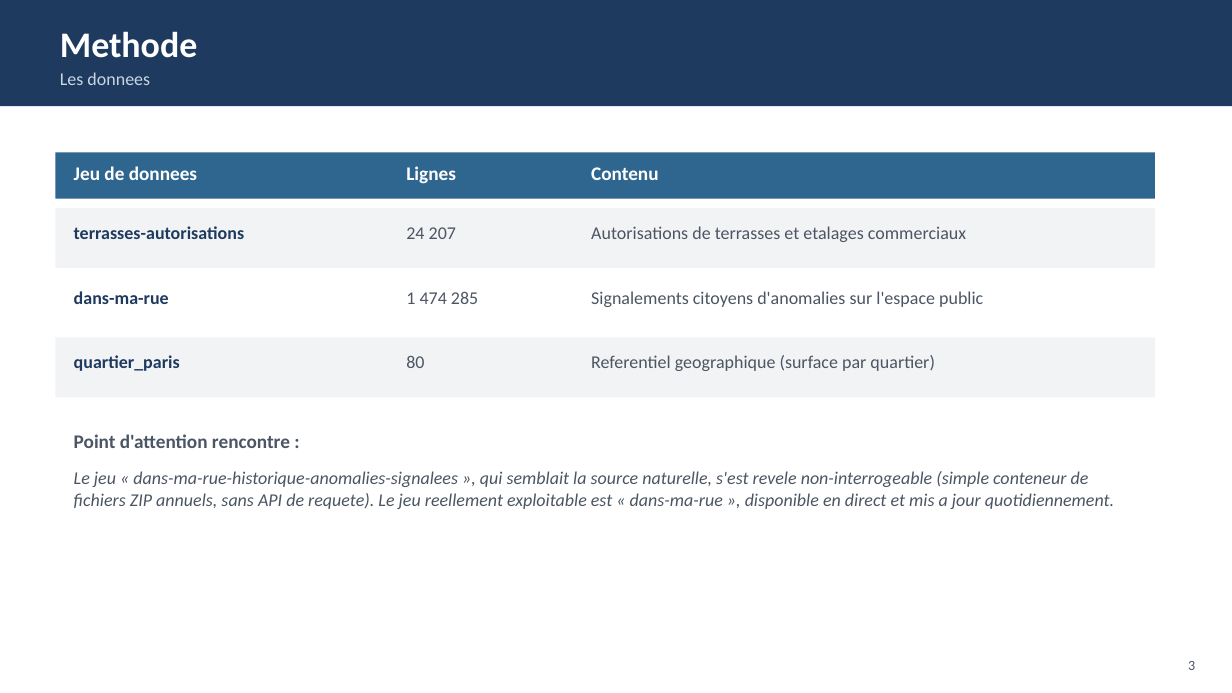
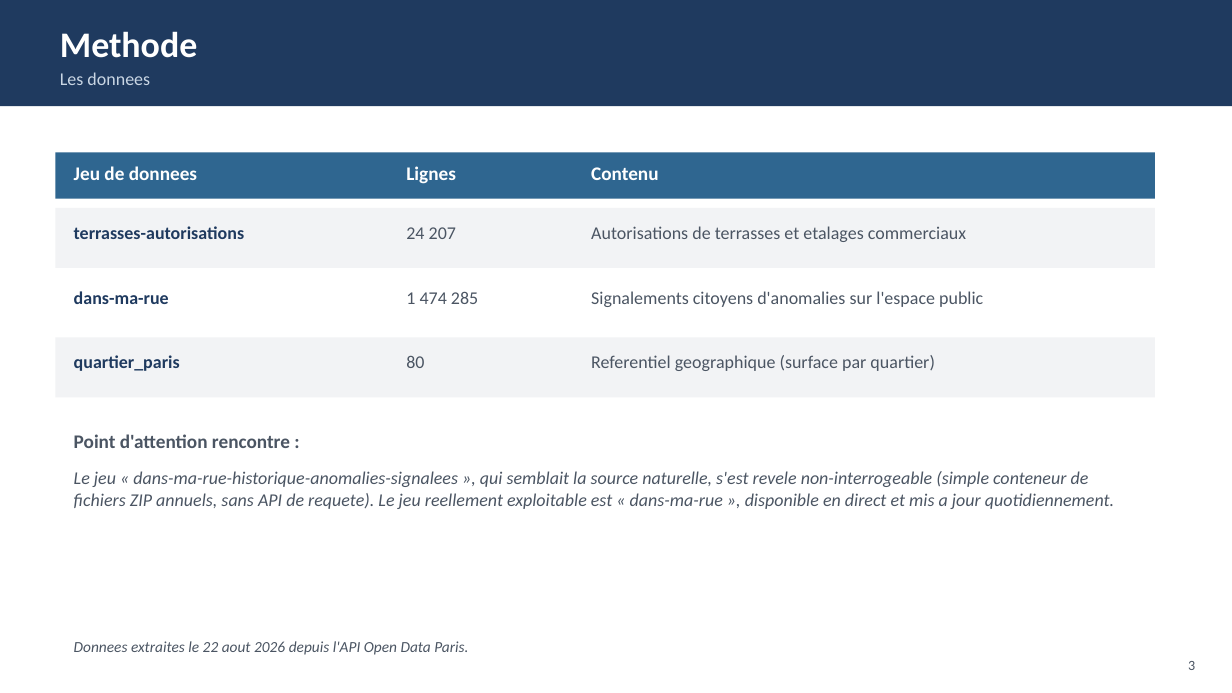
Before and after one commit to AyhamKsouri/test-technique, a slide deck: slide 3 of presentation/presentation.pptx. Drawn at 1232x693 pixels with LibreOffice and Linux fonts; fonts in the diff are those of the drawing. Boxes give left, top, right and bottom in pixels: in the first picture for what was removed or moved away, otherwise in the second. Text is boxed around its words. In the diff, an @@ line names an element or a change of style, - is before the commit and + after.

```diff
--- a/presentation/presentation.pptx
+++ b/presentation/presentation.pptx
@@ text added at bbox=[74, 641, 468, 655], 12 pt, text #4B5563, italic @@
+Donnees extraites le 22 aout 2026 depuis l'API Open Data Paris.
```
Also in this commit, not shown: 1 other slide changed.
